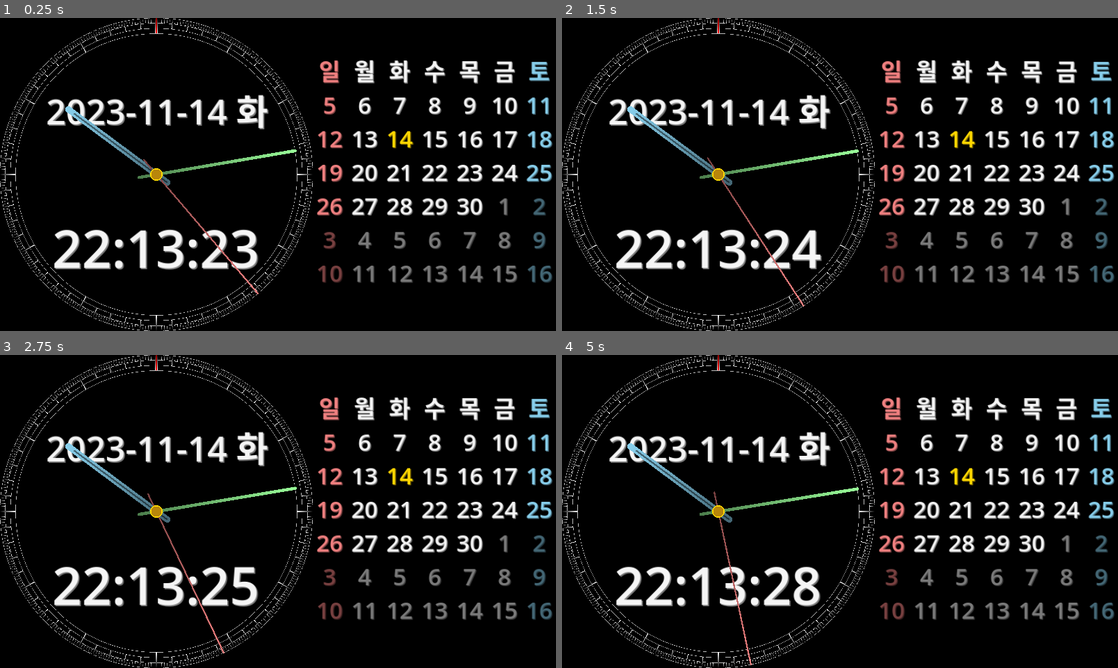
Above: before the commit, frames 1-4 (two rows, left to right).
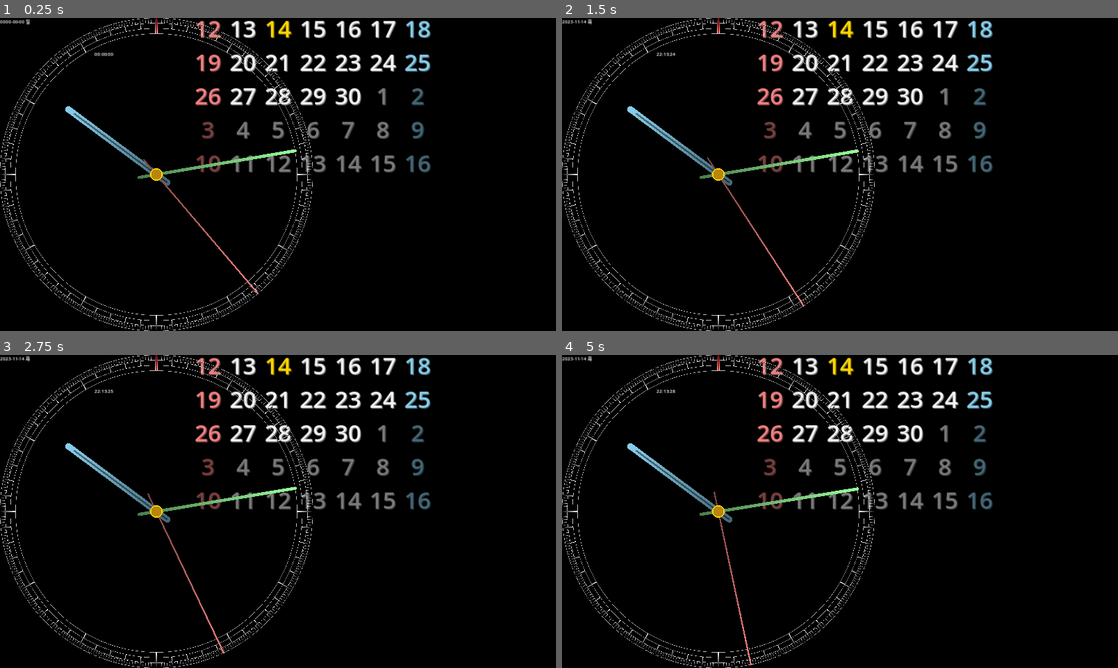
Above: after the commit, the same moments.

Repository: kasworld/gd4analogclockcal
Game: Godot game, scene res://main.tscn
Same seed, same stepped clock (60 frames per second), same inputs: the game is played once before the commit and once after it.
Inputs:
- Up to frame 1 (0.25 s): no input
- Up to frame 2 (1.5 s): tap Enter at 0.5 s
- Up to frame 3 (2.75 s): no input
- Up to frame 4 (5 s): no input

The runs differ from the first frame. In frame 1, 14% of the frame differs, in the area x 0-100%, y 0-85%; in frame 2, 14%; in frame 3, 14%; in frame 4, 14%.
Error after the commit: Parse Error: Could not resolve class "ClockCalRouter", because of a parser error. (res://main.gd:48)

Commit message:
date,time label init size

Diff:
--- a/calendar.gd
+++ b/calendar.gd
@@ -4,6 +4,15 @@
 func _ready() -> void:
 	init_calendar_labels()
 	updateCalendar()
+
+#func init(w :float,h :float):
+#	$LabelTime.size.x = w
+#	$LabelTime.size.y = h
+#	$LabelTime.position.x = -w/2
+#	$LabelTime.position.y = h/2
+#	var fi = Global.timelabelColor
+#	$LabelTime.label_settings = Global.make_label_setting(h, fi[0], fi[1])
+#	_on_timer_timeout()
 
 var calendar_labels = []
 func init_calendar_labels():
@@ -16,7 +25,8 @@
 			lb.size_flags_horizontal = Control.SIZE_EXPAND_FILL
 			lb.horizontal_alignment = HorizontalAlignment.HORIZONTAL_ALIGNMENT_CENTER
 			lb.vertical_alignment = VerticalAlignment.VERTICAL_ALIGNMENT_CENTER
-			Global.set_font_shadow_offset(lb, Global.weekdayColorInfo[j])
+			var fi = Global.weekdayColorInfo[j]
+			Global.set_font_shadow_offset(lb, fi[0], fi[1], fi[2] )
 			$GridCalendar.add_child(lb)
 			ln.append(lb)
 		calendar_labels.append(ln)
--- /dev/null
+++ b/clockcal_router.gd
@@ -0,0 +1,8 @@
+extends HttpRouter
+class_name ClockCalRouter
+
+signal helloed()
+
+func handle_get(request, response):
+	response.send(200, "Hello!")
+	helloed.emit()
--- a/date_label.gd
+++ b/date_label.gd
@@ -1,8 +1,13 @@
 extends Node2D
 
-# Called when the node enters the scene tree for the first time.
-func _ready() -> void:
-	Global.set_font_shadow_offset($LabelDate, Global.datelabelColor)
+
+func init(w :float,h :float):
+	$LabelDate.size.x = w
+	$LabelDate.size.y = h
+	$LabelDate.position.x = -w/2
+	$LabelDate.position.y = -h/2-h
+	var fi = Global.datelabelColor
+	$LabelDate.label_settings = Global.make_label_setting(h, fi[0], fi[1])
 	_on_timer_timeout()
 
 var oldDateUpdate = {"day":0} # datetime dict
--- a/date_label.tscn
+++ b/date_label.tscn
@@ -1,9 +1,6 @@
-[gd_scene load_steps=3 format=3 uid="uid://b50xiuiysska8"]
+[gd_scene load_steps=2 format=3 uid="uid://b50xiuiysska8"]
 
 [ext_resource type="Script" path="res://date_label.gd" id="1_nl55e"]
-
-[sub_resource type="Theme" id="Theme_fktmk"]
-default_font_size = 120
 
 [node name="DateLabel" type="Node2D"]
 script = ExtResource("1_nl55e")
@@ -17,14 +14,11 @@
 anchor_top = 0.5
 anchor_right = 0.5
 anchor_bottom = 0.5
-offset_left = -336.0
-offset_top = -312.0
-offset_right = 340.0
-offset_bottom = -131.0
+offset_right = 104.0
+offset_bottom = 26.0
 grow_horizontal = 2
 grow_vertical = 2
 size_flags_vertical = 1
-theme = SubResource("Theme_fktmk")
 text = "0000-00-00 일"
 
 [connection signal="timeout" from="Timer" to="." method="_on_timer_timeout"]
--- a/global.gd
+++ b/global.gd
@@ -38,11 +38,20 @@
 	}
 }
 
-func set_font_shadow_offset(o, fontinfo ):
-	o.add_theme_color_override("font_color", fontinfo[0] )
-	o.add_theme_color_override("font_shadow_color", fontinfo[1] )
-	o.add_theme_constant_override("shadow_offset_x",fontinfo[2])
-	o.add_theme_constant_override("shadow_offset_y",fontinfo[2])
+
+func make_label_setting(font_size :float , co1 :Color, co2 :Color)->LabelSettings:
+	var label_settings = LabelSettings.new()
+	label_settings.font_color = co1
+	label_settings.font_size = font_size
+	label_settings.shadow_color = co2
+	label_settings.shadow_offset = Vector2( font_size /20,  font_size /20)
+	return label_settings
+
+func set_font_shadow_offset(o, co1 :Color, co2:Color, offset :float ):
+	o.add_theme_color_override("font_color", co1 )
+	o.add_theme_color_override("font_shadow_color", co2 )
+	o.add_theme_constant_override("shadow_offset_x", offset)
+	o.add_theme_constant_override("shadow_offset_y", offset)
 
 func set_font_color_shasow(o, co, shco):
 	o.add_theme_color_override("font_color", co )
--- a/main.gd
+++ b/main.gd
@@ -4,11 +4,17 @@
 
 # Called when the node enters the scene tree for the first time.
 func _ready() -> void:
+	init_http()
 	vp_size = get_viewport_rect().size
 	var calw = vp_size.x-vp_size.y
-	$Calendar.position = Vector2(vp_size.y+calw/2, vp_size.y /2 )
-	$DateLabel.position = Vector2(vp_size.y /2, vp_size.y/2 )
-	$TimeLabel.position = Vector2(vp_size.y /2, vp_size.y/2 )
+#	$Calendar.set_size(vp_size.x/2, vp_size.y)
+	$Calendar.position = Vector2(vp_size.y+calw/2, vp_size.y/2 )
+
+	$DateLabel.init(vp_size.x/4, vp_size.y/8)
+	$DateLabel.position = Vector2(vp_size.y/2, vp_size.y/2 )
+
+	$TimeLabel.init(vp_size.x/2, vp_size.y/6)
+	$TimeLabel.position = Vector2(vp_size.y/2, vp_size.y/2 )
 
 # Called every frame. 'delta' is the elapsed time since the previous frame.
 var oldvt = Vector2(0,-100)
@@ -37,3 +43,14 @@
 	if event is InputEventKey and event.pressed:
 		if event.keycode == KEY_ESCAPE:
 			get_tree().quit()
+
+func init_http():
+	var ccr = ClockCalRouter.new()
+	ccr.helloed.connect(helloed)
+	var server = HttpServer.new()
+	server.register_router("/", ccr)
+	add_child(server)
+	server.start()
+
+func helloed():
+	print_debug("helloed")
--- a/time_label.gd
+++ b/time_label.gd
@@ -1,9 +1,14 @@
 extends Node2D
 
-# Called when the node enters the scene tree for the first time.
-func _ready() -> void:
-	Global.set_font_shadow_offset($LabelTime, Global.timelabelColor)
+func init(w :float,h :float):
+	$LabelTime.size.x = w
+	$LabelTime.size.y = h
+	$LabelTime.position.x = -w/2
+	$LabelTime.position.y = h/2
+	var fi = Global.timelabelColor
+	$LabelTime.label_settings = Global.make_label_setting(h, fi[0], fi[1])
 	_on_timer_timeout()
+
 
 var oldDateUpdate = {"day":0} # datetime dict
 func _on_timer_timeout() -> void:
--- a/time_label.tscn
+++ b/time_label.tscn
@@ -1,9 +1,6 @@
-[gd_scene load_steps=3 format=3 uid="uid://cwmx6m8hhfxdx"]
+[gd_scene load_steps=2 format=3 uid="uid://cwmx6m8hhfxdx"]
 
 [ext_resource type="Script" path="res://time_label.gd" id="1_0oe0p"]
-
-[sub_resource type="Theme" id="Theme_7tur1"]
-default_font_size = 180
 
 [node name="TimeLabel" type="Node2D"]
 script = ExtResource("1_0oe0p")
@@ -17,13 +14,12 @@
 anchor_top = 0.5
 anchor_right = 0.5
 anchor_bottom = 0.5
-offset_left = -360.0
-offset_top = 128.0
-offset_right = 356.0
-offset_bottom = 377.0
+offset_right = 716.0
+offset_bottom = 249.0
 grow_horizontal = 2
 grow_vertical = 2
-theme = SubResource("Theme_7tur1")
+size_flags_horizontal = 3
+size_flags_vertical = 6
 text = "00:00:00"
 horizontal_alignment = 1
 vertical_alignment = 1
Not shown, changed: addons/godottpd/http_server.gd
